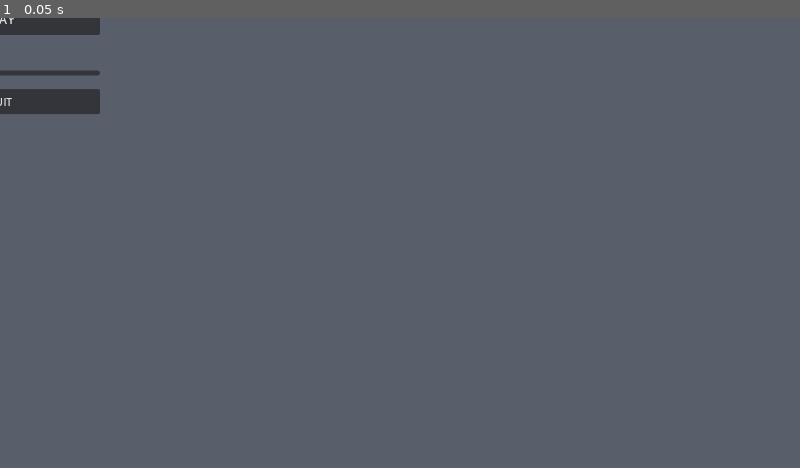
Above: before the commit, frame 1.
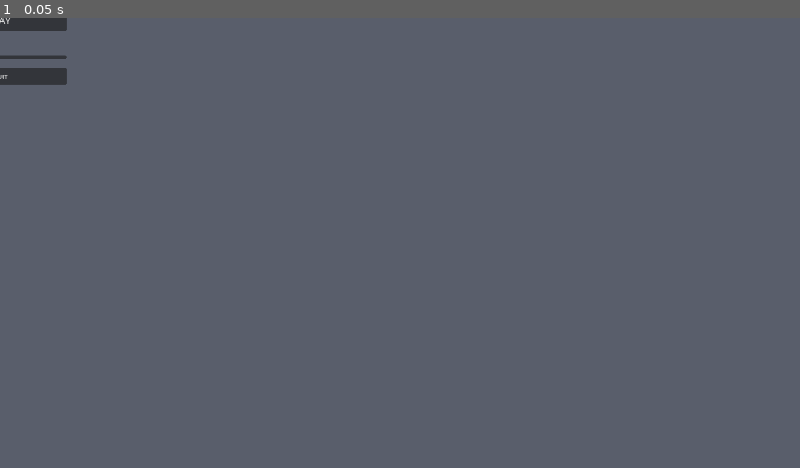
Above: after the commit, the same moment.

Repository: alextalko-afk/my-portfolio
Game: Godot game, scene res://scenes/main_menu.tscn
Two runs of this game, one before a commit and one after it. Both use one fixed random seed, a clock stepped at 60 frames per second and the inputs below.
Inputs:
- Up to frame 1 (0.05 s): no input

The runs differ from the first frame. In frame 1, 1.3% of the frame differs, in the area x 0-13%, y 0-22%.

Commit message:
Set window resolution to 1920x1080
Co-Authored-By: Claude Sonnet 5 <noreply@anthropic.com>
Claude-Session: https://claude.ai/code/session_01Y1Sx2Rf7u6t7sZLyCPUmhL

Diff:
--- a/aim-trainer/project.godot
+++ b/aim-trainer/project.godot
@@ -22,9 +22,10 @@
 
 [display]
 
-window/size/viewport_width=1280
-window/size/viewport_height=720
+window/size/viewport_width=1920
+window/size/viewport_height=1080
 window/stretch/mode="canvas_items"
+window/stretch/aspect="keep"
 
 [input]
 
